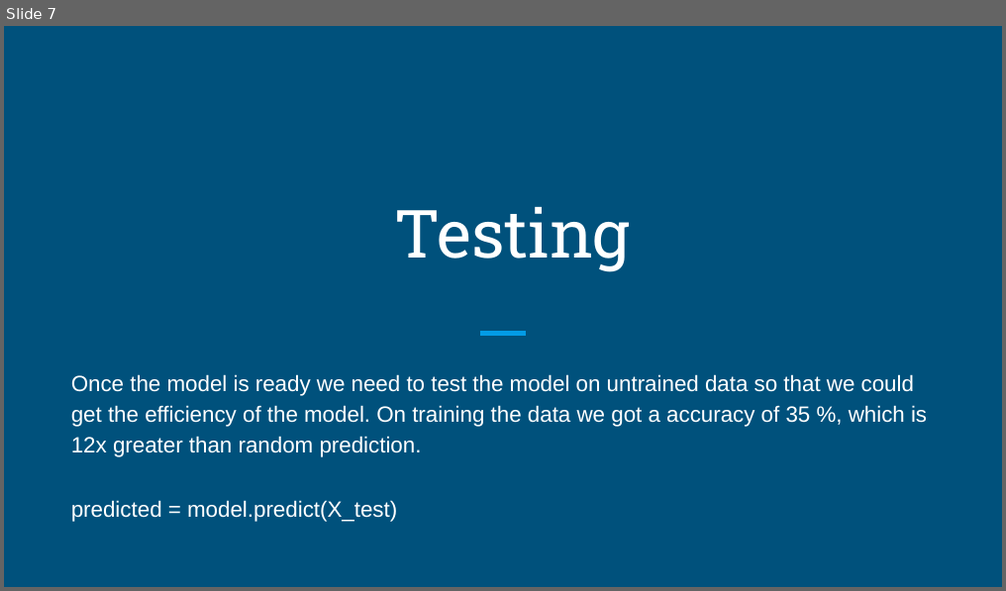
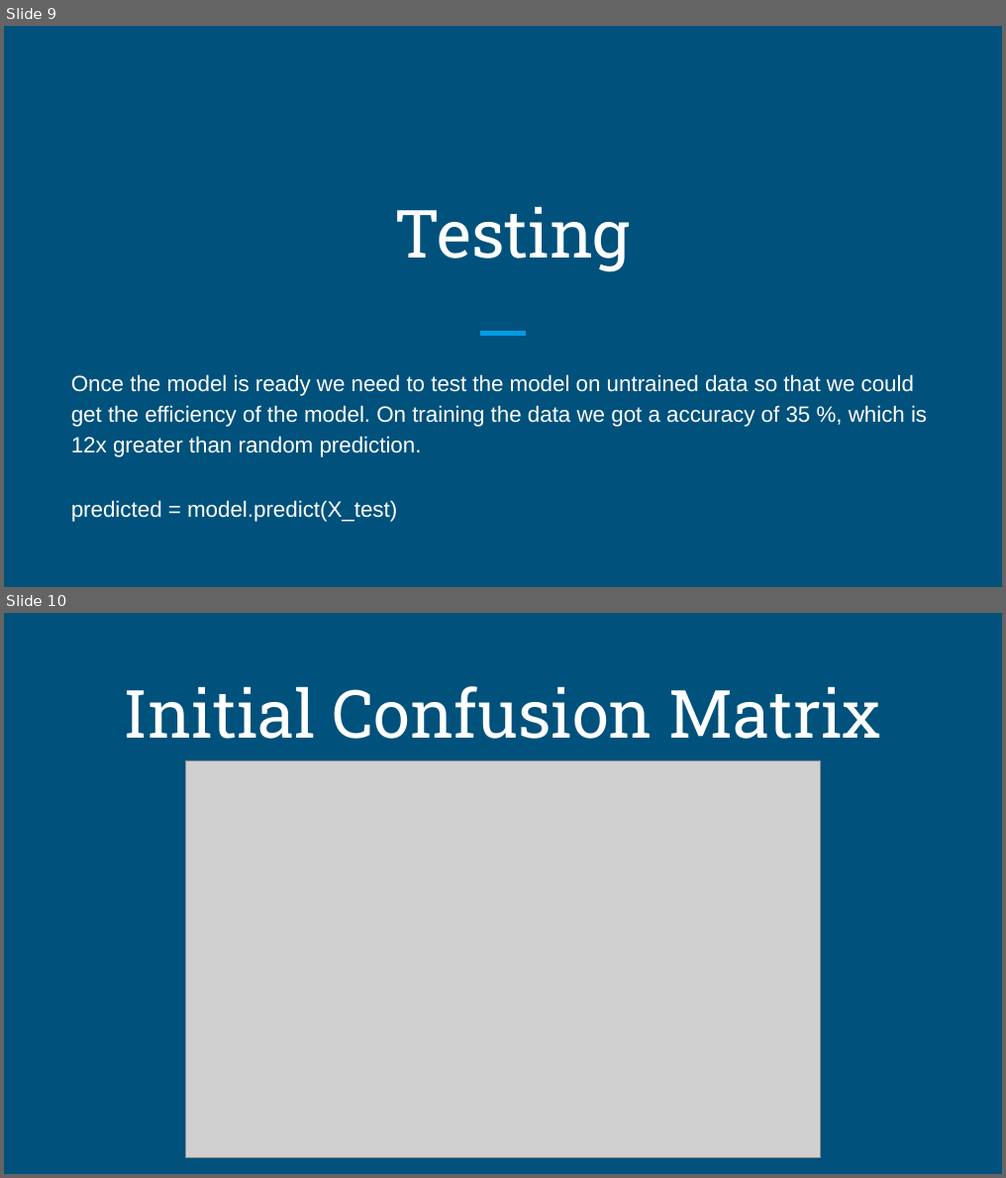
Before and after one commit to SivaK18/Semantic-Analysis, a slide deck: display.pptx. Shown one above the other, each under a label of ours: slide 7 before the commit, slides 9 and 10 after it. The pictures are 1006x591 and 1006x1178 pixels, drawn with LibreOffice and Linux fonts; fonts in the diff are those of the drawing; grey boxes stand for pictures. Boxes give left, top, right and bottom in pixels: in the first picture for what was removed or moved away, otherwise in the second. Text is boxed around its words. In the diff, an @@ line names an element or a change of style, - is before the commit and + after.

```diff
--- a/display.pptx
+++ b/display.pptx
@@ slide 10 added at box(4, 613, 1002, 1174), background #00517C @@
@@ title added at box(124, 686, 882, 739), 48 pt, text #FFFFFF @@
+Initial Confusion Matrix
@@ picture added at box(185, 761, 821, 1157) @@
@@ what was slide 7 is now slide 9 @@
```
Also in this commit, not shown: 3 slides changed, 5 other slides added, 2 slides removed, 3 other files.
